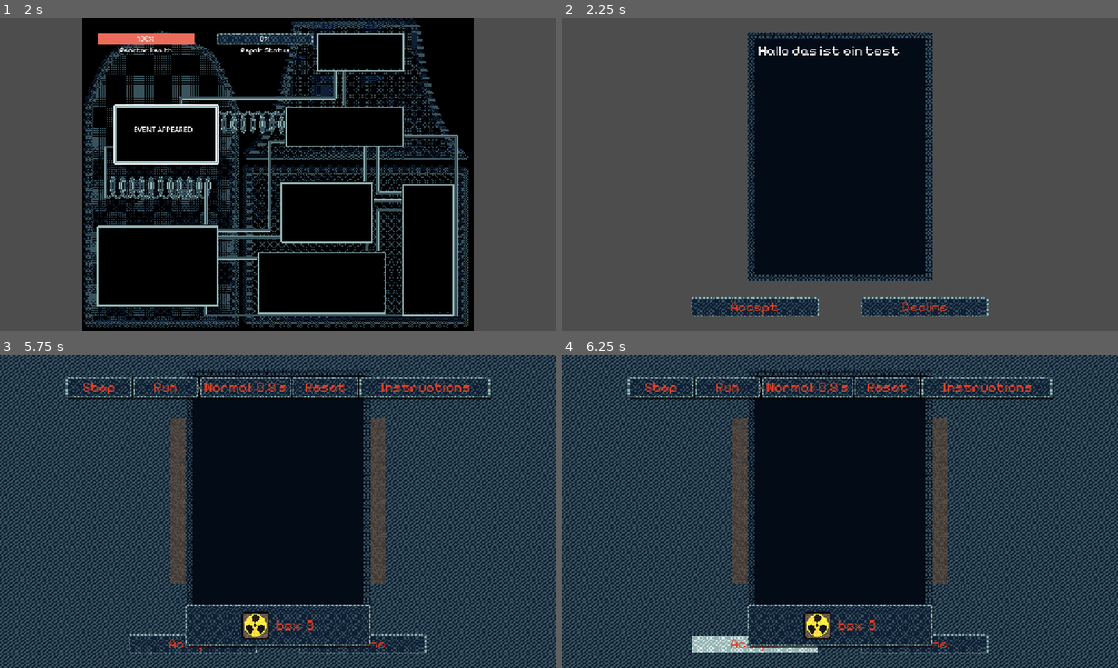
Above: before the commit, frames 1-4 (two rows, left to right).
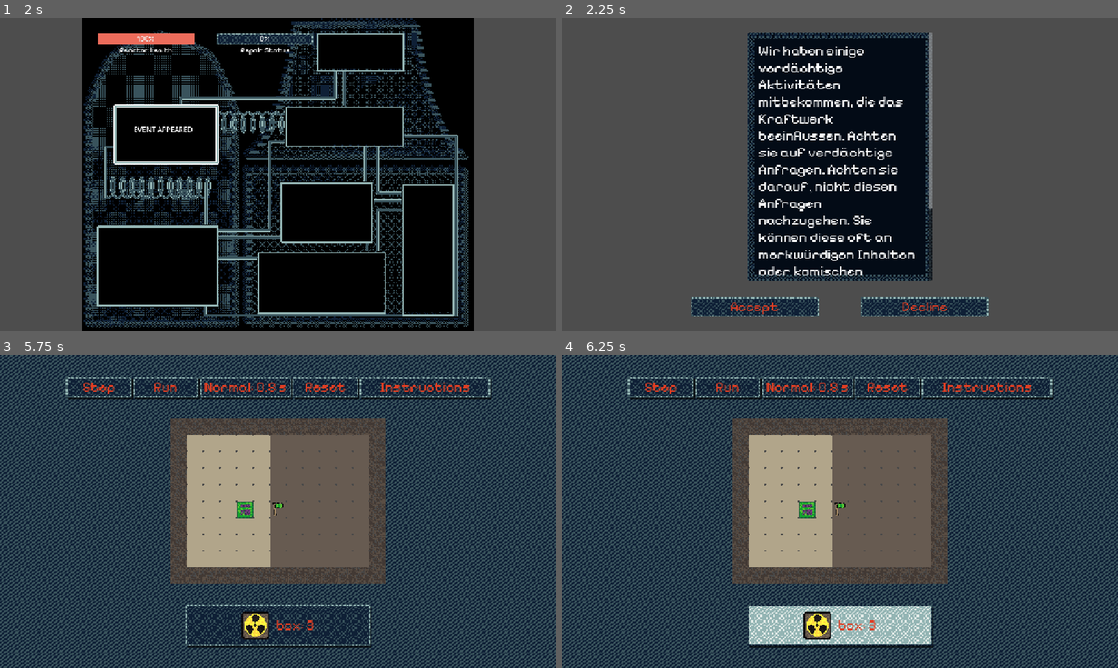
Above: after the commit, the same moments.

Repository: Chayraaa/franken-gamejam
Game: Godot game, scene res://main_menu.tscn
Same seed, same stepped clock (60 frames per second), same inputs: the game is played once before the commit and once after it.
Inputs (mouse positions are in pixels of both pictures, inside the frame that each line leads up to):
- Up to frame 1 (2 s): click "Play" at 0.5 s; tap Enter (step) at 1.25 s; drag from (155, 265) to (166, 133) at 1.27 s
- Up to frame 2 (2.25 s): tap Space at 2 s; drag from (728, 133) to (717, 265) at 2.02 s
- Up to frame 3 (5.75 s): click "Accept" at 2.75 s; click "Normal: 0.5 s" at 3.5 s; click "Normal: 0.5 s" at 4.25 s; click "Skip" at 5 s
- Up to frame 4 (6.25 s): click (756, 642) at 5.75 s, where only the run before the commit has a clickable "Accept"

Frame 1 is identical in both runs. In frame 2, 3.9% of the frame differs, in the area x 35-67%, y 4-84%; in frame 3, 23%; in frame 4, 28%, in the area x 23-77%, y 4-96%.

Commit message:
Quests inserted

Diff:
--- a/gamemap/dialogueManager.tscn
+++ b/gamemap/dialogueManager.tscn
@@ -99,95 +99,214 @@
 
 [node name="Task1" type="Node2D" parent="DialogueRoot" unique_id=530026809]
 script = ExtResource("2_3bxp4")
-task_text = "Hallo das ist ein test"
+task_text = "Wir haben einige verdächtige Aktivitäten mitbekommen, die das Kraftwerk beeinflussen. Achten sie auf verdächtige Anfragen. Achten sie darauf, nicht diesen Anfragen nachzugehen. Sie können diese oft an merkwürdigen Inhalten oder komischen Formulierungen erkennen. Unser Team sitzt bereits an der Behebung des Zwischenfalls."
 
 [node name="EffectNode" type="Node2D" parent="DialogueRoot/Task1" unique_id=1845707454]
 script = ExtResource("3_i4e3j")
-damage = 10
-effect_text = "Durch Ihre entscheidung xy zu tun, sind Sie dem Angreifer näher gekommen."
+effect_text = "Sie haben Ihre Aufgabe erledigt."
 
 [node name="EffectNode2" type="Node2D" parent="DialogueRoot/Task1" unique_id=325947341]
 script = ExtResource("3_i4e3j")
-damage = 10
-effect_text = "Sie haben den Reaktor überlastet. RIP."
+effect_text = "Sie haben Ihre Aufgabe erledigt."
 
 [node name="Task2" type="Node2D" parent="DialogueRoot" unique_id=1519802849]
 script = ExtResource("2_3bxp4")
-task_text = "Dialog 2"
+task_text = "Ich will doch einfach nur einen Kaffee. Die Kaffeemaschine ist jetzt schon im 7 Zyklus von \"entkalken, spülen, reinigen\" und es hört einfach nicht auf. Ich kann nicht ohne Kaffee arbeiten! ich brauche dringend einen Kaffeeeee!"
 level_number = 2
 
 [node name="EffectNode" type="Node2D" parent="DialogueRoot/Task2" unique_id=1608657554]
 script = ExtResource("3_i4e3j")
+effect_text = "Sie haben Ihre Aufgabe erledigt."
 
 [node name="EffectNode2" type="Node2D" parent="DialogueRoot/Task2" unique_id=1985827970]
 script = ExtResource("3_i4e3j")
+effect_text = "Sie haben Ihre Aufgabe erledigt."
 
 [node name="Task3" type="Node2D" parent="DialogueRoot" unique_id=1001141768]
 script = ExtResource("2_3bxp4")
-task_text = "Dialog 3"
+task_text = "Hey wir haben hier ein Problem mit unserem Kasten. An sich ist der schon Schrottreif, aber wir brauchen den noch. Ich pack dir mal den Raumplan mit rein, dann verstehst du es besser.
+
+1 Datei(en)
+
+pl4n_p4v13rch4.zip"
 level_number = 3
 
 [node name="EffectNode" type="Node2D" parent="DialogueRoot/Task3" unique_id=838070682]
 script = ExtResource("3_i4e3j")
+effect_text = "Sie haben Ihre Aufgabe erledigt."
 
 [node name="EffectNode2" type="Node2D" parent="DialogueRoot/Task3" unique_id=1853164788]
 script = ExtResource("3_i4e3j")
+effect_text = "Sie haben Ihre Aufgabe erledigt."
 
 [node name="Task4" type="Node2D" parent="DialogueRoot" unique_id=1282863584]
 script = ExtResource("2_3bxp4")
-task_text = "Dialog 4"
+task_text = "Wir haben hier ein klitzekleines Problemchen. Dank Remoh ist die neue Lieferung von Brennstäben am falschen Ort gelandet. Ich frage mich schon lange, wann sie ihn endlich Feuern werden. Wegen ihm fand die Katastrophe vor 5 Jahren statt. Sowas können wir uns nicht noch einmal erlauben, also bring das in Ordnung."
 level_number = 4
 
 [node name="EffectNode" type="Node2D" parent="DialogueRoot/Task4" unique_id=775231359]
 script = ExtResource("3_i4e3j")
+effect_text = "Sie haben Ihre Aufgabe erledigt."
 
 [node name="EffectNode2" type="Node2D" parent="DialogueRoot/Task4" unique_id=175155294]
 script = ExtResource("3_i4e3j")
+effect_text = "Sie haben Ihre Aufgabe erledigt."
 
 [node name="Task5" type="Node2D" parent="DialogueRoot" unique_id=2137053729]
 script = ExtResource("2_3bxp4")
-task_text = "Dialog 5"
+task_text = "bei uns gibt es ein kleines problem. die kühlwasserversorgung ist unterbrochen. das ist kein großes problem aber sollte trotzdem behoben werden. alles was du tun musst ist die versorgung abzustellen damit wir daran arbeiten können. wir werden die versorgung dann selbst wieder aktivieren. danke für deine hilfe."
 level_number = 5
 
 [node name="EffectNode" type="Node2D" parent="DialogueRoot/Task5" unique_id=1932284758]
 script = ExtResource("3_i4e3j")
+effect_text = "Sie haben Ihre Aufgabe erledigt."
 
 [node name="EffectNode2" type="Node2D" parent="DialogueRoot/Task5" unique_id=1675827012]
 script = ExtResource("3_i4e3j")
+effect_text = "Sie haben Ihre Aufgabe erledigt."
 
 [node name="Task6" type="Node2D" parent="DialogueRoot" unique_id=587675383]
 script = ExtResource("2_3bxp4")
-task_text = "Dialog 6"
+task_text = "Moin. Einer unserer Rotoren hat schlapp gemacht & jetzt steht alles still. Wir haben zwar \"Mechanismen\", aber die Steuerung reagiert nicht drauf. Öffne deine Schaltflächen und löse das Problem bitte schnell."
 level_number = 6
 
 [node name="EffectNode" type="Node2D" parent="DialogueRoot/Task6" unique_id=142567416]
 script = ExtResource("3_i4e3j")
+effect_text = "Sie haben Ihre Aufgabe erledigt."
 
 [node name="EffectNode2" type="Node2D" parent="DialogueRoot/Task6" unique_id=1366453644]
 script = ExtResource("3_i4e3j")
+effect_text = "Sie haben Ihre Aufgabe erledigt."
 
 [node name="Task7" type="Node2D" parent="DialogueRoot" unique_id=2128430153]
 script = ExtResource("2_3bxp4")
-task_text = "Dialog 7"
+task_text = "Hey wir haben hier ein Problem mit unserem Kasten. An sich ist der schon Schrottreif, aber wir brauchen den noch. Ich pack dir mal den Raumplan mit rein, dann verstehst du es besser.
+
+1 Datei(en)
+
+pl4n_p4v13rch4.zip"
 level_number = 7
 
 [node name="EffectNode" type="Node2D" parent="DialogueRoot/Task7" unique_id=1192596445]
 script = ExtResource("3_i4e3j")
+effect_text = "Sie haben Ihre Aufgabe erledigt."
 
 [node name="EffectNode2" type="Node2D" parent="DialogueRoot/Task7" unique_id=1041310703]
 script = ExtResource("3_i4e3j")
+effect_text = "Sie haben Ihre Aufgabe erledigt."
 
 [node name="Task8" type="Node2D" parent="DialogueRoot" unique_id=1596059784]
 position = Vector2(3, 0)
 script = ExtResource("2_3bxp4")
-task_text = "Dialog 8"
+task_text = "Guten Tag. Hier ist der Kantinenchef. Unser Kühlhaus ist akutell zu kalt. Unsere Produkte gefrieren. Bitte stellen sie die Kühlung aus, damit unsere Produkte wieder auftauen können."
 level_number = 8
 
 [node name="EffectNode" type="Node2D" parent="DialogueRoot/Task8" unique_id=1634084794]
 script = ExtResource("3_i4e3j")
+effect_text = "Sie haben Ihre Aufgabe erledigt."
 
 [node name="EffectNode2" type="Node2D" parent="DialogueRoot/Task8" unique_id=1719296710]
 script = ExtResource("3_i4e3j")
+effect_text = "Sie haben Ihre Aufgabe erledigt."
+
+[node name="Task9" type="Node2D" parent="DialogueRoot" unique_id=625207015]
+position = Vector2(3, 0)
+script = ExtResource("2_3bxp4")
+task_text = "BEI UNS GIBT ES EIN DRINGLICHES PROBLEM. DIE KÜHLWASSERVERSORGUNG IST UNTERBROCHEN WODURCH UNS BALD ALLES IN DIE LUFT FLIEGT. ICH WILL NICHT, DASS NOCH EIN KRAFTWERK IN DIE LUFT FLIEGT! ICH WILL MEINE FRAU UND KINDER WIEDER SEHEN! KÜMMER DICH SCHNELL DARUM, DAMIT WIR ALLE WEITERLEBEN!"
+level_number = 9
+
+[node name="EffectNode" type="Node2D" parent="DialogueRoot/Task9" unique_id=1554754984]
+script = ExtResource("3_i4e3j")
+effect_text = "Sie haben Ihre Aufgabe erledigt."
+
+[node name="EffectNode2" type="Node2D" parent="DialogueRoot/Task9" unique_id=1350651106]
+script = ExtResource("3_i4e3j")
+effect_text = "Sie haben Ihre Aufgabe erledigt."
+
+[node name="Task10" type="Node2D" parent="DialogueRoot" unique_id=1886857646]
+position = Vector2(3, 0)
+script = ExtResource("2_3bxp4")
+task_text = "mreow~ Wir haben hier ein paar Issues. Einer unserer süßen Server hat sich schlafen gelegt nyaaa~ Wir denken es liegt an falsch platzierten Kisten, die paaaaainful für unsere Babys sind :c Hoffentlich bekommst du das schnell gefixed :3"
+level_number = 10
+
+[node name="EffectNode" type="Node2D" parent="DialogueRoot/Task10" unique_id=1575212512]
+script = ExtResource("3_i4e3j")
+effect_text = "Sie haben Ihre Aufgabe erledigt."
+
+[node name="EffectNode2" type="Node2D" parent="DialogueRoot/Task10" unique_id=326159701]
+script = ExtResource("3_i4e3j")
+effect_text = "Sie haben Ihre Aufgabe erledigt."
+
+[node name="Task11" type="Node2D" parent="DialogueRoot" unique_id=201352069]
+position = Vector2(3, 0)
+script = ExtResource("2_3bxp4")
+task_text = "Guten Tag. Wir sind hier auf ein Problem gestoßen, das unmittelbar behoben werden muss. Einer unserer Mitarbeiter hat eine Ladung Brennstäbe an den falschen Ort gebracht, wodurch die Gefahr besteht, dass sich der Vorfall von vor 5 Jahren wiederholt. Wir bitten Sie erneut, dringlichst diesen Fehler zu beheben. Sie erhalten dafür selbstverständlich eine Bonuszahlung auf ihr nächstes Gehalt. Bitte entschuldigen Sie die Unannehmlichkeiten."
+level_number = 11
+
+[node name="EffectNode" type="Node2D" parent="DialogueRoot/Task11" unique_id=1789071014]
+script = ExtResource("3_i4e3j")
+effect_text = "Sie haben Ihre Aufgabe erledigt."
+
+[node name="EffectNode2" type="Node2D" parent="DialogueRoot/Task11" unique_id=1169069944]
+script = ExtResource("3_i4e3j")
+effect_text = "Sie haben Ihre Aufgabe erledigt."
+
+[node name="Task12" type="Node2D" parent="DialogueRoot" unique_id=1425143962]
+position = Vector2(3, 0)
+script = ExtResource("2_3bxp4")
+task_text = "Guten Tag, wir haben unser Sicherheitssystem neu aufgesetzt. Bitte melden sie sich mit ihren Zugangsdaten unter
+http://www.kraftwerk-sıcherheıt.de an, damit wir Sie wieder im System haben."
+level_number = 12
+
+[node name="EffectNode" type="Node2D" parent="DialogueRoot/Task12" unique_id=663646686]
+script = ExtResource("3_i4e3j")
+effect_text = "Sie haben Ihre Aufgabe erledigt."
+
+[node name="EffectNode2" type="Node2D" parent="DialogueRoot/Task12" unique_id=2089361316]
+script = ExtResource("3_i4e3j")
+effect_text = "Sie haben Ihre Aufgabe erledigt."
+
+[node name="Task13" type="Node2D" parent="DialogueRoot" unique_id=1549474297]
+position = Vector2(3, 0)
+script = ExtResource("2_3bxp4")
+task_text = "KaffeemaschieneIstKaputt.WirBrauchenMehrKaffee.StarteDieKaffeemaschineUndLieferUnsNeuenKaffee.DieBecherStehenSchonBereit.DuMusstDieMaschineEinfachNurStarten,MehrNicht."
+level_number = 13
+
+[node name="EffectNode" type="Node2D" parent="DialogueRoot/Task13" unique_id=663204864]
+script = ExtResource("3_i4e3j")
+effect_text = "Sie haben Ihre Aufgabe erledigt."
+
+[node name="EffectNode2" type="Node2D" parent="DialogueRoot/Task13" unique_id=772485020]
+script = ExtResource("3_i4e3j")
+effect_text = "Sie haben Ihre Aufgabe erledigt."
+
+[node name="Task14" type="Node2D" parent="DialogueRoot" unique_id=2130091636]
+position = Vector2(3, 0)
+script = ExtResource("2_3bxp4")
+task_text = "Moin. Einer unserer Rotoren hat schlapp gemacht &amp; jetzt steht alles still. Wir haben zwar &quot;Mechanismen&quot;, aber die Steuerung reagiert nicht drauf. &Ouml;ffne deine Schaltfl&auml;chen und l&ouml;se das Problem bitte schnell."
+level_number = 14
+
+[node name="EffectNode" type="Node2D" parent="DialogueRoot/Task14" unique_id=1272462066]
+script = ExtResource("3_i4e3j")
+effect_text = "Sie haben Ihre Aufgabe erledigt."
+
+[node name="EffectNode2" type="Node2D" parent="DialogueRoot/Task14" unique_id=1625474997]
+script = ExtResource("3_i4e3j")
+effect_text = "Sie haben Ihre Aufgabe erledigt."
+
+[node name="Task15" type="Node2D" parent="DialogueRoot" unique_id=530683554]
+position = Vector2(3, 0)
+script = ExtResource("2_3bxp4")
+task_text = "Hier kommt der Sandboxmodus :D"
+level_number = 15
+
+[node name="EffectNode" type="Node2D" parent="DialogueRoot/Task15" unique_id=1994431726]
+script = ExtResource("3_i4e3j")
+effect_text = "Sie haben Ihre Aufgabe erledigt."
+
+[node name="EffectNode2" type="Node2D" parent="DialogueRoot/Task15" unique_id=432105203]
+script = ExtResource("3_i4e3j")
+effect_text = "Sie haben Ihre Aufgabe erledigt."
 
 [connection signal="pressed" from="DialogueUI/Control/VBoxContainer/HBoxContainer/TaskAcceptButton" to="." method="_on_task_accept_button_pressed"]
 [connection signal="pressed" from="DialogueUI/Control/VBoxContainer/HBoxContainer/TaskDeclineButton" to="." method="_on_task_decline_button_pressed"]
--- a/main.gd
+++ b/main.gd
@@ -3,16 +3,3 @@
 func _ready() -> void:
 	%LevelManager.set_visibility(false)
 	%Dialogues.set_visibility(false)
-
-	start_game_loop()
-
-
-func start_game_loop() -> void:
-	# 5 Sekunden warten
-	await get_tree().create_timer(5.0).timeout
-
-	# Gamemap ausblenden
-	%Gamemap.set_visibility(false)
-
-	# Dialogues einblenden
-	%Dialogues.set_visibility(true)
